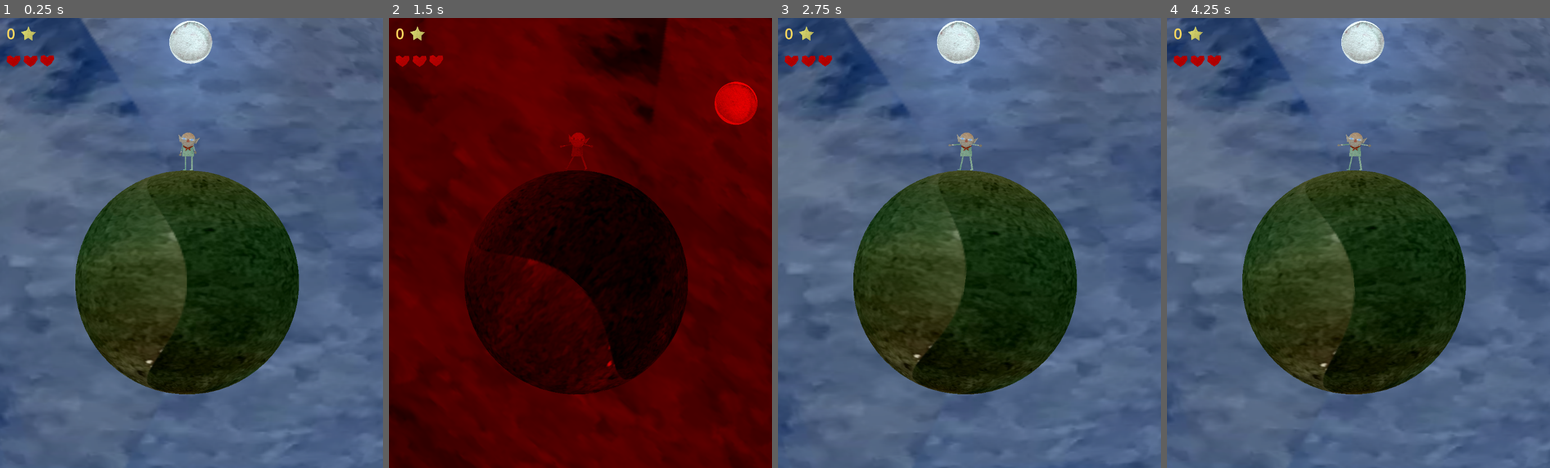
Above: before the commit, frames 1-4 (left to right).
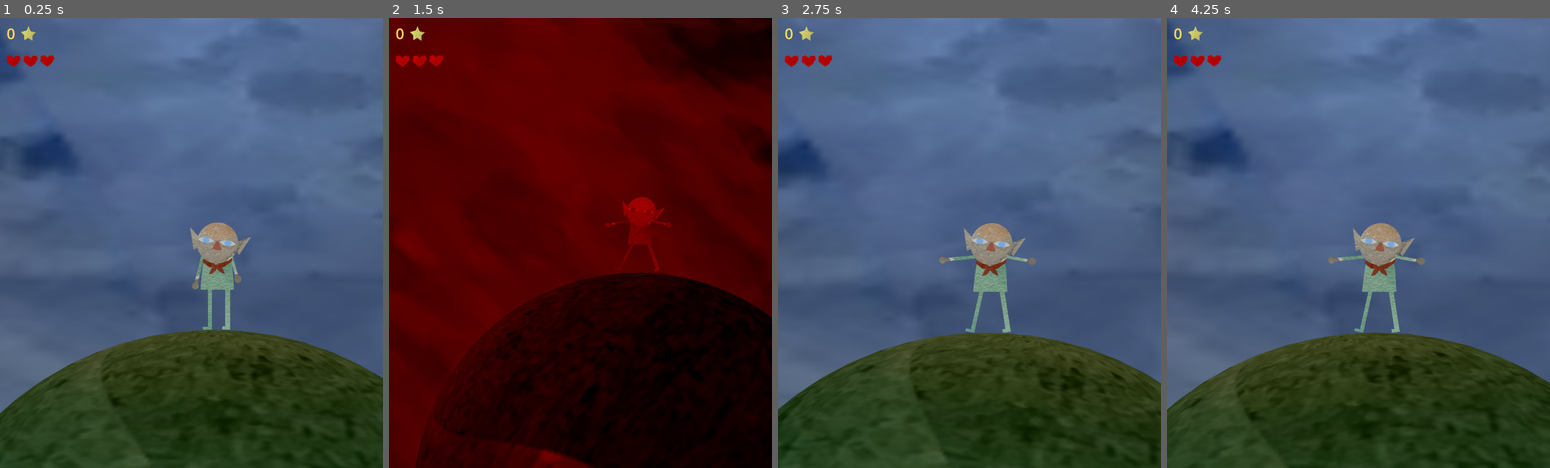
Above: after the commit, the same moments.

Repository: augustmon/comet-woods-game
Game: Godot game, scene res://scenes/world.tscn
Same seed, same stepped clock (60 frames per second), same inputs: the game is played once before the commit and once after it.
Inputs:
- Up to frame 1 (0.25 s): no input
- Up to frame 2 (1.5 s): tap Enter (ui_accept) at 0.5 s; hold . (die) 0.53-1.28 s; hold D (move_right) from 0.53 s (still down); tap Space (jump) at 0.77 s; tap . (die) at 1.35 s
- Up to frame 3 (2.75 s): tap Space (jump) at 1.52 s; release D (move_right) at 2.03 s; hold A (move_left) from 2.03 s (still down); hold . (die) from 2.03 s (still down)
- Up to frame 4 (4.25 s): release A (move_left) at 2.78 s; release . (die) at 2.78 s; hold D (move_right) from 2.78 s (still down); tap . (die) at 2.85 s; tap Space (jump) at 3.02, 3.77 s; hold . (die) from 3.53 s (still down)

The runs differ from the first frame. In frame 1, 55% of the frame differs, in the area x 0-100%, y 0-100%; in frame 2, 43%; in frame 3, 54%; in frame 4, 55%.

Commit message:
Add start zoom out animation; Add moon slow fade in; Add game Icon.

Diff:
--- a/scenes/world.tscn
+++ b/scenes/world.tscn
@@ -32,8 +32,41 @@
 Label/font_sizes/font_size = 24
 Label/fonts/font = SubResource("SystemFont_fwe6s")
 
+[sub_resource type="Animation" id="Animation_bmkqa"]
+resource_name = "start_zoom_out"
+length = 3.0
+tracks/0/type = "value"
+tracks/0/imported = false
+tracks/0/enabled = true
+tracks/0/path = NodePath(".:zoom")
+tracks/0/interp = 1
+tracks/0/loop_wrap = true
+tracks/0/keys = {
+"times": PackedFloat32Array(0, 3),
+"transitions": PackedFloat32Array(1, 1),
+"update": 0,
+"values": [Vector2(3, 3), Vector2(1, 1)]
+}
+tracks/1/type = "value"
+tracks/1/imported = false
+tracks/1/enabled = true
+tracks/1/path = NodePath(".:offset")
+tracks/1/interp = 1
+tracks/1/loop_wrap = true
+tracks/1/keys = {
+"times": PackedFloat32Array(0, 3),
+"transitions": PackedFloat32Array(1, 1),
+"update": 0,
+"values": [Vector2(280, 100), Vector2(2.08165e-12, 2.08165e-12)]
+}
+
+[sub_resource type="AnimationLibrary" id="AnimationLibrary_tm26d"]
+_data = {
+"start_zoom_out": SubResource("Animation_bmkqa")
+}
+
 [node name="World" type="Node2D"]
-position = Vector2(11, 10)
+position = Vector2(2.08165e-12, 2.08165e-12)
 scale = Vector2(0.448366, 0.448366)
 script = ExtResource("1_4dh82")
 
@@ -52,6 +85,7 @@
 [node name="CometSpawner" parent="Sky" instance=ExtResource("3_8520w")]
 
 [node name="Moon" type="Sprite2D" parent="Sky"]
+modulate = Color(1, 1, 1, 0.47451)
 position = Vector2(3.08707, -1188.14)
 scale = Vector2(0.365666, 0.365666)
 texture = ExtResource("7_nopxu")
@@ -169,6 +203,20 @@
 texture_scale = Vector2(-6, -6)
 polygon = PackedVector2Array(2.22418, 10.6222, -12.7758, -2.37778, -10.7758, -20.3778, 0.224183, -23.3778, 11.2242, -15.3778, 19.2242, -22.3778, 32.2242, -22.3778, 35.2242, -10.3778, 24.2242, 6.62222, 11.2242, 15.6222)
 
-[node name="DirectionalLight2D" type="DirectionalLight2D" parent="."]
-energy = 0.15
+[node name="Dimness" type="DirectionalLight2D" parent="."]
+energy = 0.18
 blend_mode = 1
+shadow_enabled = true
+
+[node name="PlayerCamera" type="Camera2D" parent="."]
+position = Vector2(2.08165e-12, 2.08165e-12)
+scale = Vector2(1, 1)
+offset = Vector2(2.08165e-12, 2.08165e-12)
+anchor_mode = 0
+position_smoothing_enabled = true
+
+[node name="AnimationPlayer" type="AnimationPlayer" parent="PlayerCamera"]
+libraries = {
+"": SubResource("AnimationLibrary_tm26d")
+}
+autoplay = "start_zoom_out"
--- a/scripts/sky.gd
+++ b/scripts/sky.gd
@@ -7,9 +7,11 @@
 var darkness : float = 0.0
 
 @onready var sky_texture: Sprite2D = $SkyTexture
+@onready var moon: Sprite2D = $Moon
 
 func _ready() -> void:
-	GameState.time_increased.connect(_on_time_increased)
+	#GameState.time_increased.connect(_on_time_increased)
+	pass
 
 
 
@@ -21,17 +23,18 @@
 	#
 	apply_friction(delta)
 	rotation += current_rotation_speed*delta
-	add_darkness()
+	add_darkness(Color(0.0, 0.0, 0.4, darkness))
 
 func apply_friction(delta) -> void:
 	current_rotation_speed = move_toward(current_rotation_speed, 0.05, sky_movement_data.friction * delta)
 
-func _on_time_increased() -> void:
-	if darkness < 0.9:
-		add_darkness()
+#func _on_time_increased() -> void:
+	#if darkness < 0.9:
+		#add_darkness(Color(0,0,0.4,darkness))
 
 #TODO: keep changing colour over time
-func add_darkness() -> void:
+func add_darkness(colour : Color) -> void:
 	var game_time_float = GameState.game_time/200000.0
 	darkness += game_time_float
-	sky_texture.modulate = Color(0,0,0.4,darkness)
+	sky_texture.modulate = colour
+	moon.modulate = Color(1.0, 1.0, 1.0, darkness)
Binary file added: assets/Icon_comet_woods.png
Not shown, added: assets/Icon_comet_woods.png.import
Not shown, added: export_presets.cfg
Not shown: 1 places in scenes/world.tscn that only renumber resources
Not shown, added: exports/comet_run.dmg
